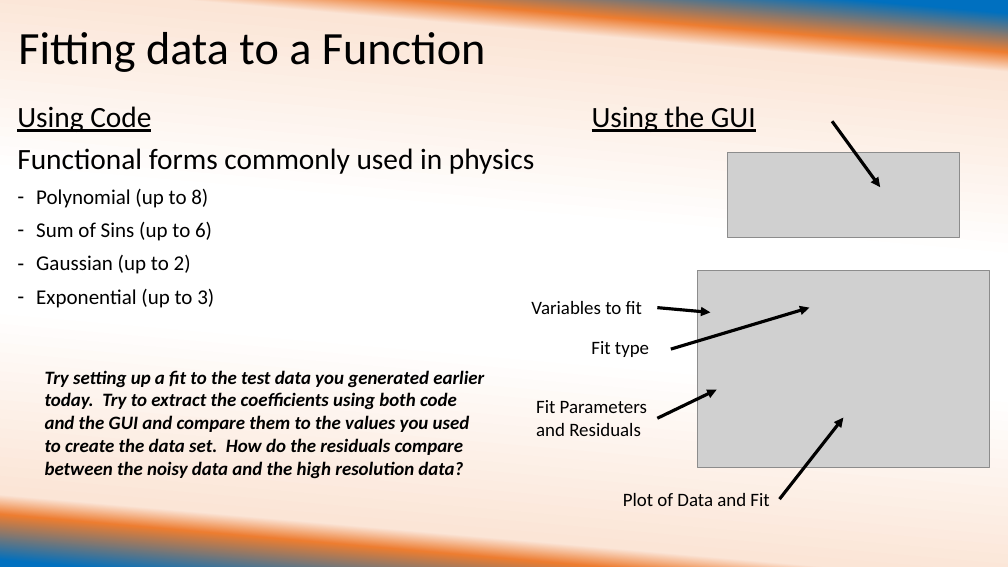
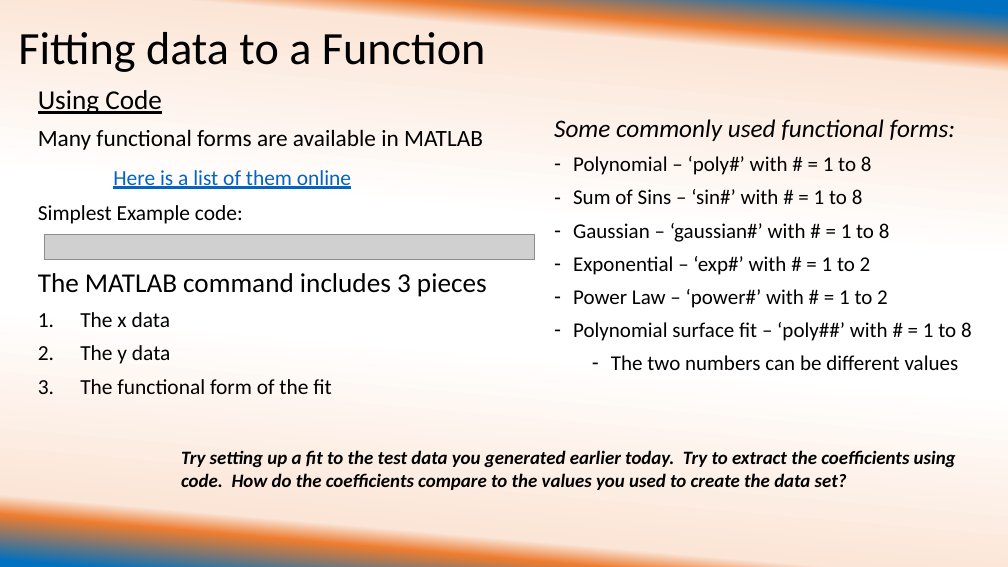
Before and after one commit to ehuemill/Intro-to-Matlab, a slide deck: slide 10 of Day 2 of Crash Course/University of Illinois REU Introduction to Matlab Day 2 with examples.pptx. Drawn at 1008x567 pixels with LibreOffice and Linux fonts; fonts in the diff are those of the drawing; grey boxes stand for pictures. Boxes give left, top, right and bottom in pixels: in the first picture for what was removed or moved away, otherwise in the second. Text is boxed around its words. In the diff, an @@ line names an element or a change of style, - is before the commit and + after.

Commit message:
Finishing Touches on Presentations
I finished up Day 2, changed the spelling of MATLAB to be all caps
throughout, and made sure that the "This is what mine looks like" was
included for each example in both days.

```diff
--- a/Day 2 of Crash Course/University of Illinois REU Introduction to Matlab Day 2 with examples.pptx
+++ b/Day 2 of Crash Course/University of Illinois REU Introduction to Matlab Day 2 with examples.pptx
@@ text "Using Code": place and size @@
-text "Using Code" at <box>17,106,534,308</box>
+text "Using Code" at <box>38,90,487,394</box>
@@ text at <box>38,90,162,114</box>: size 28 to 25.9 pt in "Using Code" @@
@@ text added at <box>554,119,972,370</box>, 20 pt, text #000000 @@
+Some commonly used functional forms:
+– Polynomial – ‘poly#’ with # = 1 to 8
+– Sum of Sins – ‘sin#’ with # = 1 to 8
+– Gaussian – ‘gaussian#’ with # = 1 to 8
+– Exponential – ‘exp#’ with # = 1 to 2
+– Power Law – ‘power#’ with # = 1 to 2
+– Polynomial surface fit – ‘poly##’ with # = 1 to 8
+  – The two numbers can be different values
@@ text removed at <box>592,106,756,132</box> @@
-Using the GUI
@@ text at <box>38,129,487,394</box>: text changed; size 20 to 20.4 pt @@
-Functional forms commonly used in physics
-– Polynomial (up to 8)
-– Sum of Sins (up to 6)
-– Gaussian (up to 2)
-– Exponential (up to 3)
+Many functional forms are available in MATLAB
+Here is a list of them online
+Simplest Example code:
+The MATLAB command includes 3 pieces
+1. The x data
+2. The y data
+3. The functional form of the fit
@@ arrow removed from (833, 121) to (880, 188) @@
@@ picture removed at <box>727,152,959,238</box> @@
@@ picture added at <box>45,234,535,259</box> @@
@@ picture removed at <box>697,270,990,467</box> @@
@@ text removed at <box>531,301,642,314</box> @@
-Variables to fit
@@ arrow removed from (658, 308) to (711, 312) @@
@@ arrow removed from (671, 349) to (810, 308) @@
@@ text removed at <box>591,341,649,357</box> @@
-Fit type
@@ arrow removed from (658, 418) to (717, 389) @@
@@ text removed at <box>536,400,647,436</box> @@
-Fit Parameters
-and Residuals
@@ arrow removed from (780, 499) to (844, 417) @@
@@ text at <box>181,450,956,490</box>: text changed @@
-Try setting up a fit to the test data you generated earlier today. Try to extract the coefficients using both code and the GUI and compare them to the values you used to create the data set. How do the residuals compare between the noisy data and the high resolution data?
+Try setting up a fit to the test data you generated earlier today. Try to extract the coefficients using code. How do the coefficients compare to the values you used to create the data set?
@@ text removed at <box>623,493,769,506</box> @@
-Plot of Data and Fit
```
Also in this commit, not shown: 10 other slides changed, 9 slides added, 3 slides removed, 16 other files.
